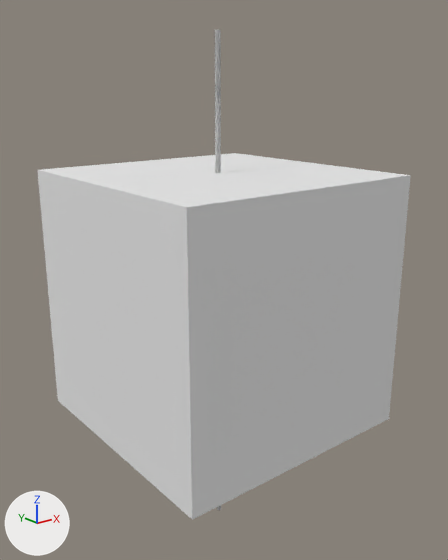
Two versions of the Blender file stimulus/bias_stimulus.blend, one commit apart.
Rendered twice from a 50 mm lens placed at (-72.8, -92.7, 40.6), pointed at (1.5, 0.1, 3.5). Arrows for +X, +Y and +Z are at lower left; the lights stay in place.
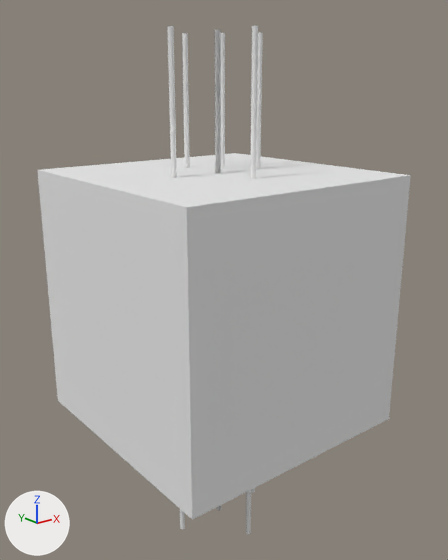
Commit message: working bias stimulus

Where the change shows, as pixel boxes [x1, y1, x2, y2] in the pictures (448 x 560 px):
'Cylinder4', moved (not visible before): after [246, 26, 258, 534]
'Cylinder3', moved (not visible before): after [167, 26, 185, 529]
'Cylinder0', moved: before [216, 30, 219, 173]; after [251, 33, 263, 493]
'Cylinder1', moved (not visible before): after [182, 33, 190, 168]
'Cylinder2', moved (not visible before): after [220, 33, 225, 168]

What the commit changed:
Object 'Cylinder0' (ob_cylinder0) moves from (0.0, 0.0, 0.0) to (10.0, 0.0, 0.0).
Object 'Cylinder1' (ob_cylinder1) moves from (0.0, 0.0, 0.0) to (0.0, 10.0, 0.0).
Object 'Cylinder2' (ob_cylinder2) moves from (0.0, 0.0, 0.0) to (5.0, 5.0, 0.0).
Object 'Cylinder3' (ob_cylinder3) moves from (0.0, 0.0, 0.0) to (-10.0, 0.0, 0.0).
Object 'Cylinder4' (ob_cylinder4) moves from (0.0, 0.0, 0.0) to (0.0, -10.0, 0.0).
